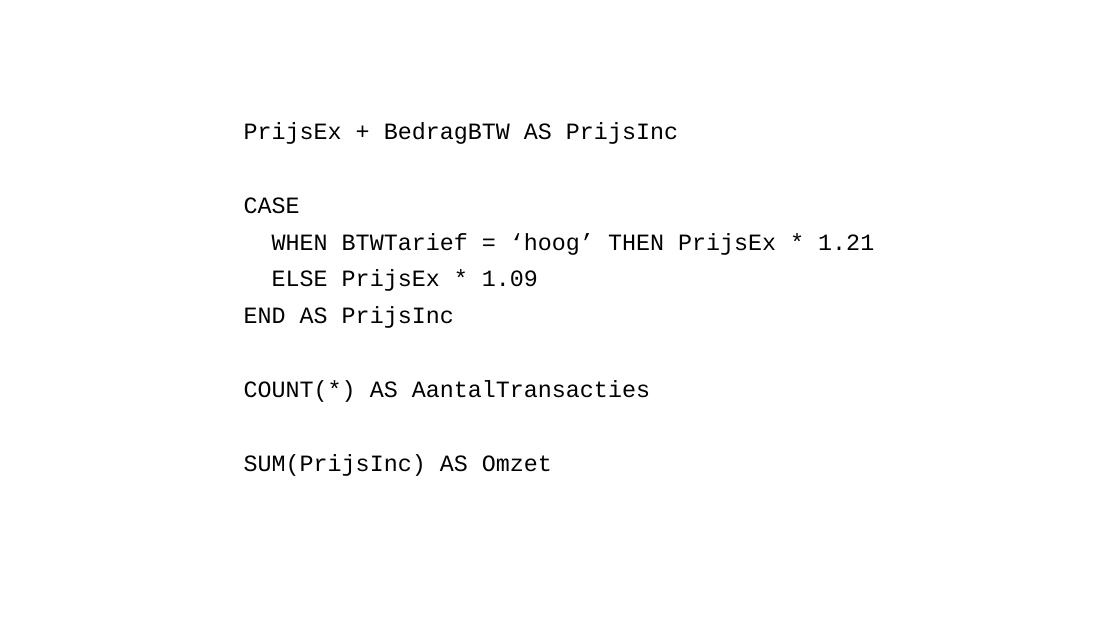
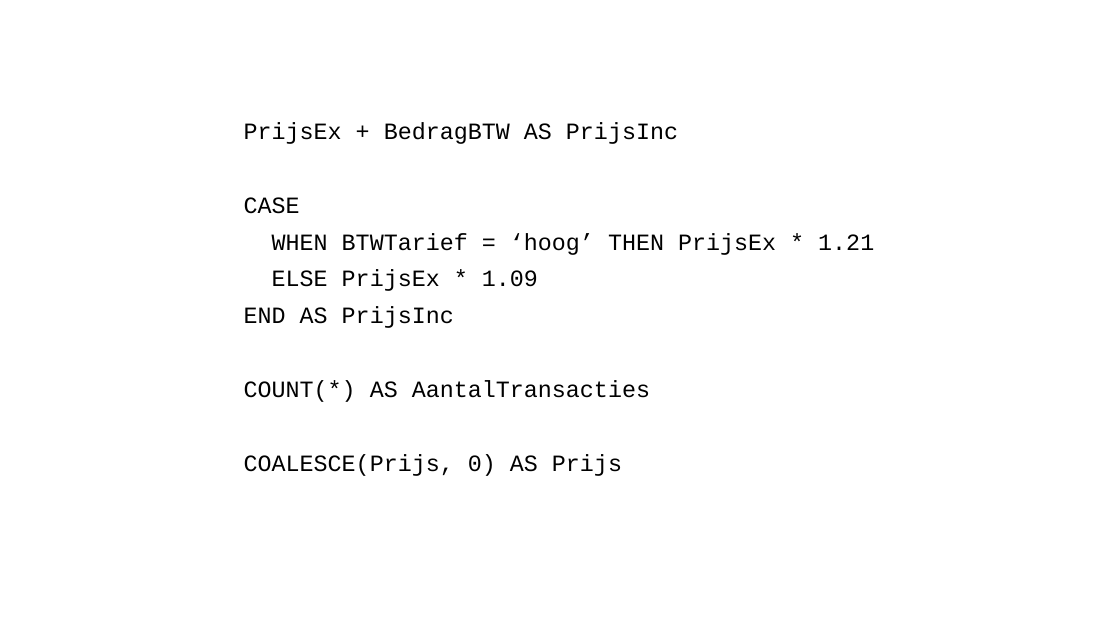
Before and after one commit to LFKoning/knowledge-sharing, a slide deck: slide 2 of sql/recap.pptx. Drawn at 1120x630 pixels with LibreOffice and Linux fonts; fonts in the diff are those of the drawing. Boxes give left, top, right and bottom in pixels: in the first picture for what was removed or moved away, otherwise in the second. Text is boxed around its words. In the diff, an @@ line names an element or a change of style, - is before the commit and + after.

Commit message:
Update recap

```diff
--- a/sql/recap.pptx
+++ b/sql/recap.pptx
@@ text at (x1=244, y1=454, x2=622, y2=476): text changed @@
-SUM(PrijsInc) AS Omzet
+COALESCE(Prijs, 0) AS Prijs
```
